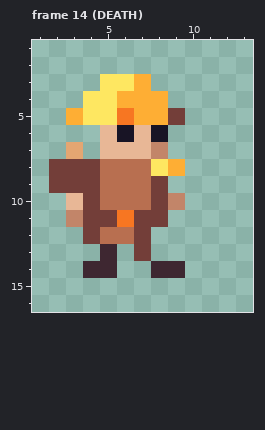
One commit to this pixel-art file: assets/art/units/enemy/sapper/sapper_elite.aseprite. The first picture shows the starting point.
18x18 pixels, 17 frames. Shown: frame 14 (DEATH): x 1..13, y 1..16. The old version is drawn lined up with the new one. The commit also changed other frames, which this record leaves out.
After:
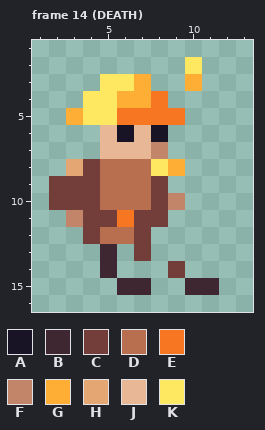
Palette (. is transparent): A #181425  B #3e2731  C #733e39  D #b86f50  E #f77622  F #c28569  G #feae34  H #e4a672  J #e8b796  K #fee761
The exact change:
whole drawing moved by -1,-1 (the old picture is shown already moved)
--- frame 14 (DEATH)
@@ x 1..13 @@
  1 .............
- 2 .............
- 3 ....KKG......
- 4 ...KKGGG.....
- 5 ..GKKEGGC....
+ 2 .........K...
+ 3 ....KKG..G...
+ 4 ...KKGGE.....
+ 5 ..GKKEEEE....
  6 ....JAJA.....
- 7 ..H.JJJF.....
- 8 .CCCDDDKG....
+ 7 ....JJJF.....
+ 8 ..HCDDDKG....
  9 .CCCDDDC.....
-10 ..JCDDDCF....
+10 .CCCDDDCF....
 11 ..FCCECC.....
@@ x 1..13 @@
 13 ....B.C......
-14 ...BB..BB....
-15 .............
+14 ....B...C....
+15 .....BB..BB..
 16 .............
